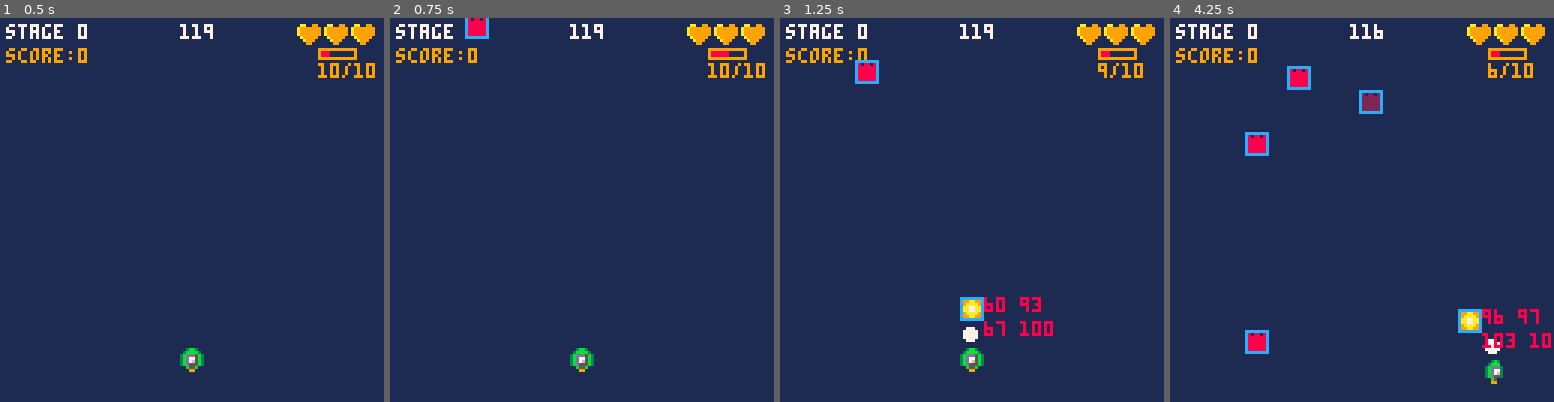
Above: before the commit, frames 1-4 (left to right).
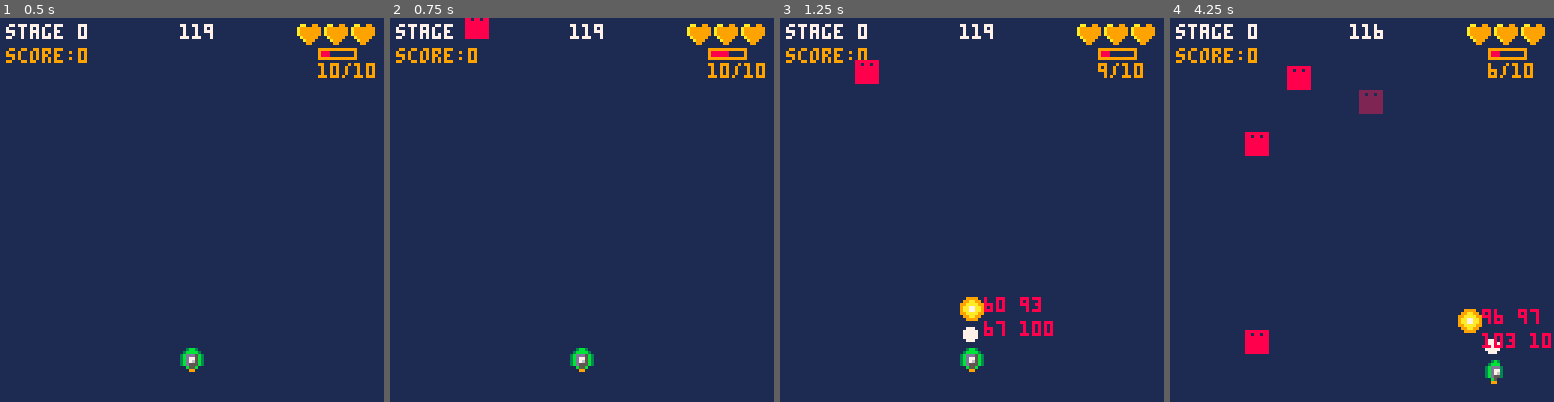
Above: after the commit, the same moments.

Repository: eSuardOdin/my_pico-8_games
Game: PICO-8 cartridge shmup/smgu.p8
The game is run twice, just before and just after one commit, with the same random seed, the same clock (stepped at 60 frames per second) and the same inputs.
Inputs:
- Up to frame 1 (0.5 s): tap X (X key) at 0.33 s
- Up to frame 2 (0.75 s): no input
- Up to frame 3 (1.25 s): tap X (X key) at 1.07 s
- Up to frame 4 (4.25 s): hold Right 1.6-2.1 s; tap X (X key) at 1.85, 2.97, 4.08 s; hold Up 2.15-2.42 s; hold Right 2.47-3.03 s; hold Left 3.08-3.58 s; hold Down 3.63-3.97 s; hold Right from 4.02 s (still down)

Frame 1 is identical in both runs. In frame 2, 0.1% of the frame differs, in the area x 19-26%, y 0-6%; in frame 3, 0.3%; in frame 4, 0.9%, in the area x 19-82%, y 12-88%.

Commit message:
added enemies pv and hits

Diff:
--- a/shmup/smgu.p8
+++ b/shmup/smgu.p8
@@ -104,6 +104,7 @@
 		blt={
 			x=p_x,
 			y=p_y+3,
+			dmg=wpn.dmg,
 			hbox={
 			x1=1,
 			x2=7,
@@ -142,9 +143,13 @@
 		for b in all(p_blt)do
 			--to do--
 			--handle e_pv--
-			_hit=collide(e,b)
-			if _hit then
-				del(e_table,e)
+			--_hit=collide(e,b)
+			if collide(e,b) then
+				--add hits todo--
+				e.pv-=b.dmg
+				if(e.pv==0)then
+					del(e_table,e)
+				end
 				del(p_blt,b)
 			end
 		end
@@ -204,6 +209,7 @@
 	local i_rate
 	local i_spd
 	local i_sprite
+	local i_pv
 	_e = {
 		x=8+rnd(110),
 		y=-10-rnd(120),
@@ -217,19 +223,23 @@
 		init_rate=0,
 		spd=0,
 		sprite=0,
+		pv=0,
 	}
 	if(e_type==0)then--rookie
 		i_rate=150
 		i_spd=0.5
 		i_sprite=47
+		i_pv=2
 	elseif(e_type==1)then--med
 		i_rate=120
 		i_spd=0.8
 		i_sprite=31
+		i_pv=1
 	elseif(e_type==2)then--med+
 		i_rate=105
 		i_spd=1
 		i_sprite=15
+		i_pv=3
 --	else	--hard
 	end
 
@@ -239,7 +249,7 @@
 	_e.init_rate=i_rate
 	_e.spd=i_spd
 	_e.sprite=i_sprite
-
+	_e.pv=i_pv
 	--todo : atk as a pointer to function
 	return _e
 end
@@ -295,7 +305,7 @@
 			print(b.x.." "..b.y,b.x+8,b.y,8)
 			print(b.hbox.x2+b.x.." "
 			..b.hbox.y2+b.y,b.x+8,b.y+8,8)
-			drw_hb(b)
+			--drw_hb(b)
 		end
 	end
 end
@@ -335,7 +345,7 @@
 			spr(e.sprite,e.x,e.y)
 			--print(e.x.." "..e.y,64,64+_n)
 			--_n+=8
-			drw_hb(e)
+			--drw_hb(e)
 		end
 	end
 end
@@ -391,6 +401,10 @@
 	e_table={}
 	e_blt={}
 
+--global--
+	hits={} --x,y,pixs{x,y},anim_value
+
+
 
 --debug pointer to func--
 	_drw_dbg=nil
